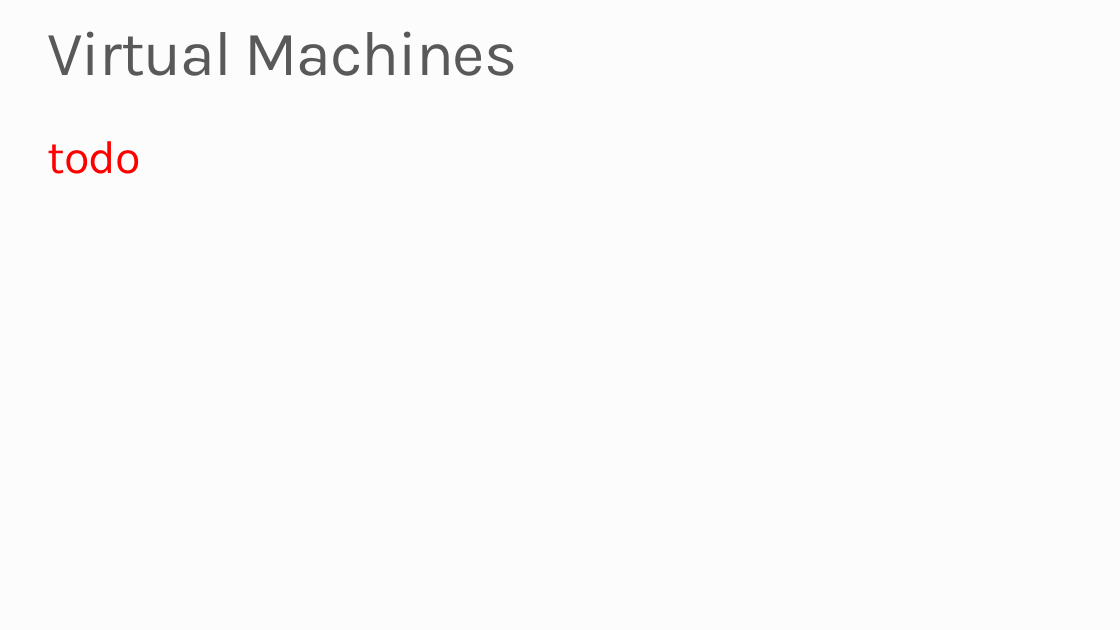
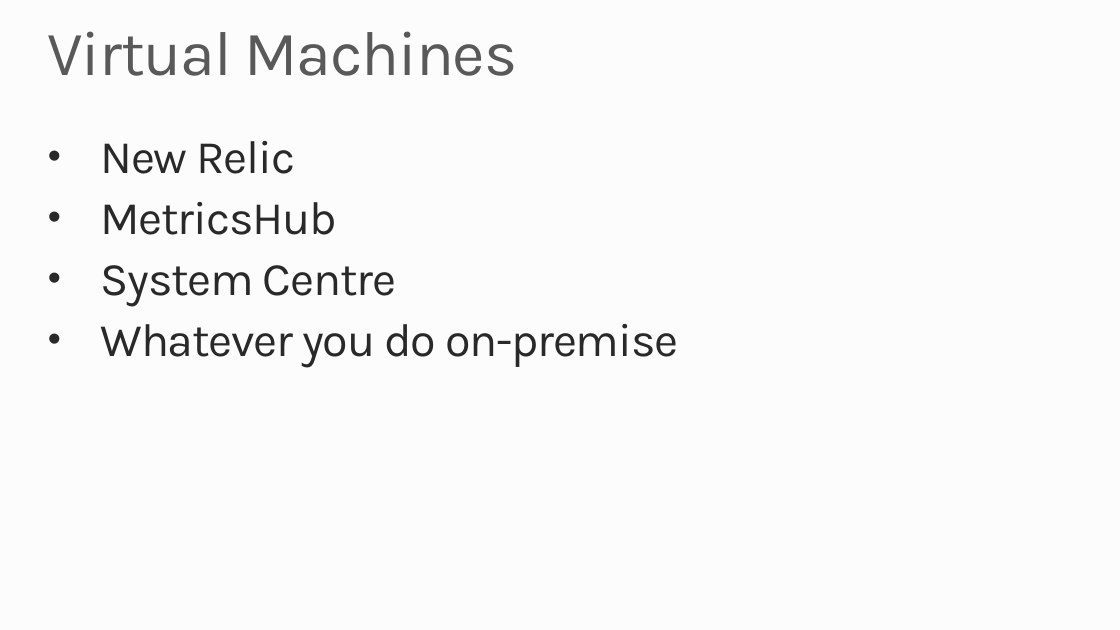
Before and after one commit to robdmoore/AzureWebAppsPresentation, a slide deck: slide 45 of Presentation.pptx (slide 44 before the commit). Drawn at 1120x630 pixels with LibreOffice and Linux fonts; fonts in the diff are those of the drawing; background and template pictures are left out. Boxes give left, top, right and bottom in pixels: in the first picture for what was removed or moved away, otherwise in the second. Text is boxed around its words. In the diff, an @@ line names an element or a change of style, - is before the commit and + after.

Commit message:
Completed the rest of the todo slides

```diff
--- a/Presentation.pptx
+++ b/Presentation.pptx
@@ text at (100,141,678,367): text changed; text colour #FF0000 to #292929 @@
-todo
+• New Relic
+• MetricsHub
+• System Centre
+• Whatever you do on-premise
```
Also in this commit, not shown: 8 other slides changed, 3 slides added, 2 slides removed.
